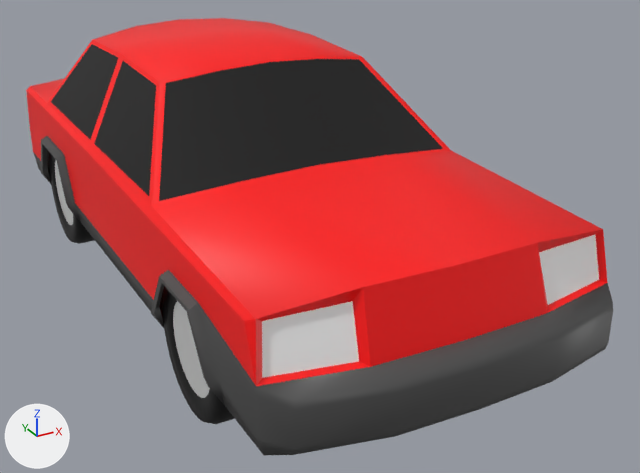
A saved change to the glTF model vue/src/assets/models/CAR2.glb.
Both versions are drawn from a 50 mm lens placed at (-2.28, -5.01, 2.73), pointed at (0.27, -0.39, 0.41). Every picture has the same lights, and +X, +Y and +Z are marked at lower left.

Before the edit, the objects in view are built like this:
```python
mat_window = principled_material('Window')
mat_window.base_color = (0.0, 0.0, 0.0)  # black #000000
me_cube = bpy.data.meshes.new('Cube')
me_cube.from_pydata(...)  # 1350 vertices, 2548 faces; spans x -1.04..1.06, y -2.39..2.27, z 0.0..1.59
# faces by material slot: [202, 50, 52, 160, 4, 48, 1792, 240]
me_cube.materials.append(mat_body)  # red #ff0000
me_cube.materials.append(mat_black)  # black #000000
me_cube.materials.append(mat_window)  # black #000000
me_cube.materials.append(mat_bumpers)  # dark grey #4c4c4c
me_cube.materials.append(mat_lights)  # white #ffffff
me_cube.materials.append(mat_bottom)  # black #000000
me_cube.materials.append(mat_tires)  # black #000000
me_cube.materials.append(mat_wheels)  # light grey #cecece
ob_car = bpy.data.objects.new('Car', me_cube)
ob_car.location = (0.0, 0.0, 0.0)
```
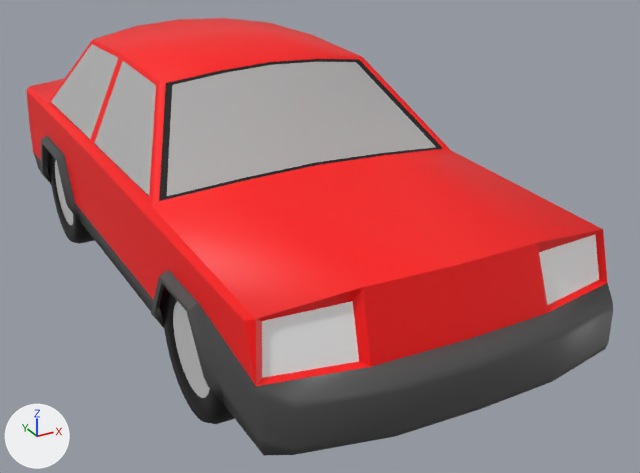
The newer file is also turned or shifted as a whole; pictures and numbers use the older file's frame.

Location of each change, [x1, y1, x2, y2] in pixels of the pictures (640 x 473 px):
'Car', recoloured (black to grey)
    both: [48, 41, 439, 199]

What changed in the scene script:
```text
Change mat_window:
    mat_window.base_color: (0.0, 0.0, 0.0) -> (0.457, 0.457, 0.457)  # black #000000 -> grey #b4b4b4
```
